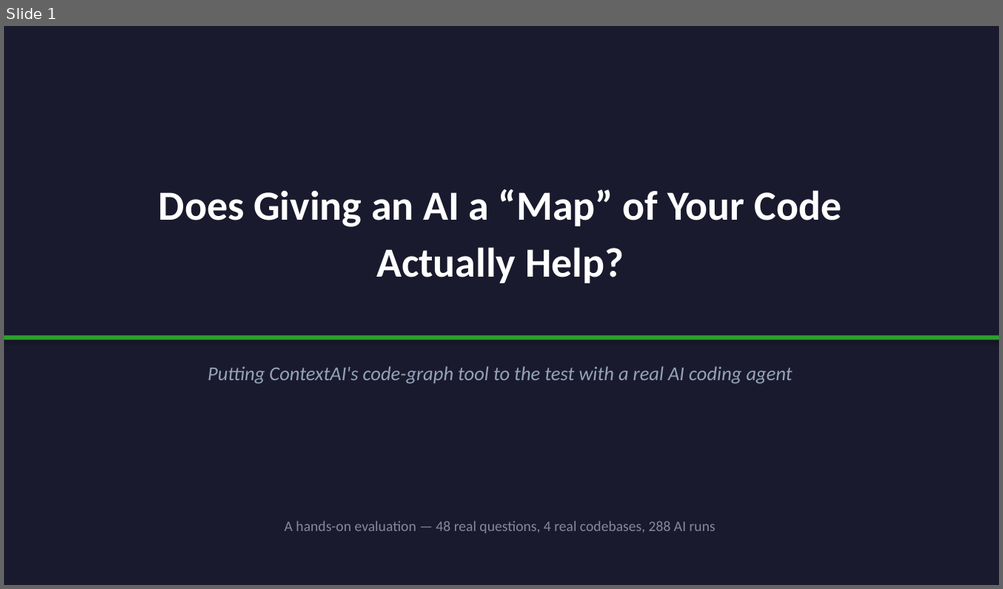
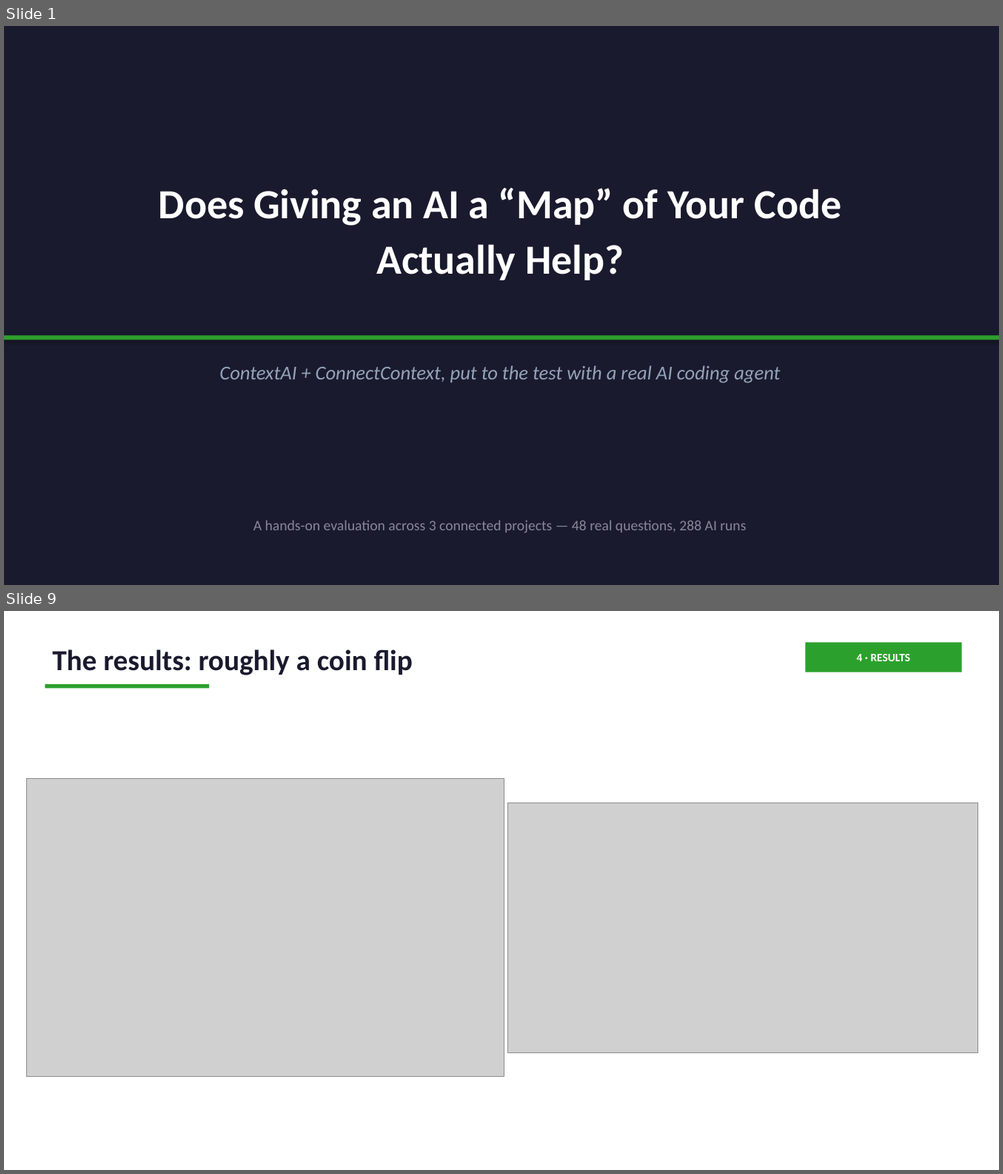
Before and after one commit to shobhit0521/Test_context, a slide deck: presentation/ContextAI_Evaluation.pptx. Shown one above the other, each under a label of ours: slide 1 before the commit, slides 1 and 9 after it; the slides between them are not shown. The pictures are 1003x589 and 1003x1174 pixels, drawn with LibreOffice and Linux fonts; fonts in the diff are those of the drawing; grey boxes stand for pictures. Boxes give left, top, right and bottom in pixels: in the first picture for what was removed or moved away, otherwise in the second. Text is boxed around its words. In the diff, an @@ line names an element or a change of style, - is before the commit and + after.

```diff
--- a/presentation/ContextAI_Evaluation.pptx
+++ b/presentation/ContextAI_Evaluation.pptx
@@ slide 9 added at (4,611,999,1170), background #FFFFFF @@
@@ text added at (52,649,412,675), 28 pt, text #1A1A2E, bold @@
+The results: roughly a coin flip
@@ rectangle added at (805,642,962,672), fill #2CA02C, 11 pt, text #FFFFFF, bold @@
+4 · RESULTS
@@ rectangle added at (45,684,209,689), fill #2CA02C @@
@@ picture added at (26,779,504,1077) @@
@@ picture added at (508,803,978,1054) @@
@@ slide 1 changed as well @@
@@ text "Does Giving an AI a ..." at (159,188,841,281): line spacing 1.15 to 1.12 @@
@@ text at (219,366,780,383): text changed @@
-Putting ContextAI's code-graph tool to the test with a real AI coding agent
+ContextAI + ConnectContext, put to the test with a real AI coding agent
@@ text at (253,520,745,533): text changed @@
-A hands-on evaluation — 48 real questions, 4 real codebases, 288 AI runs
+A hands-on evaluation across 3 connected projects — 48 real questions, 288 AI runs
```
Also in this commit, not shown: 5 other slides changed, 6 other slides added, 20 slides removed, 7 other files.
